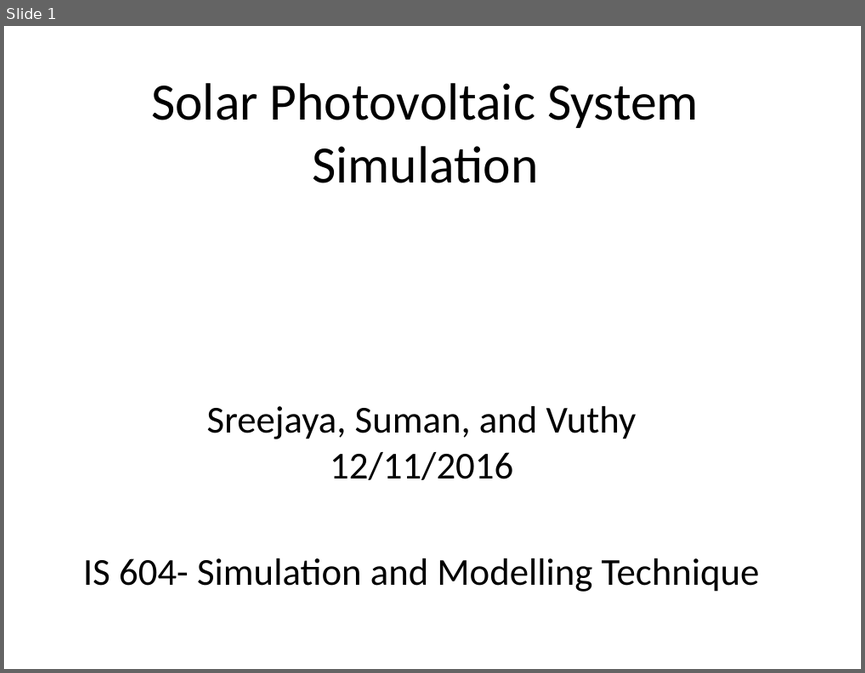
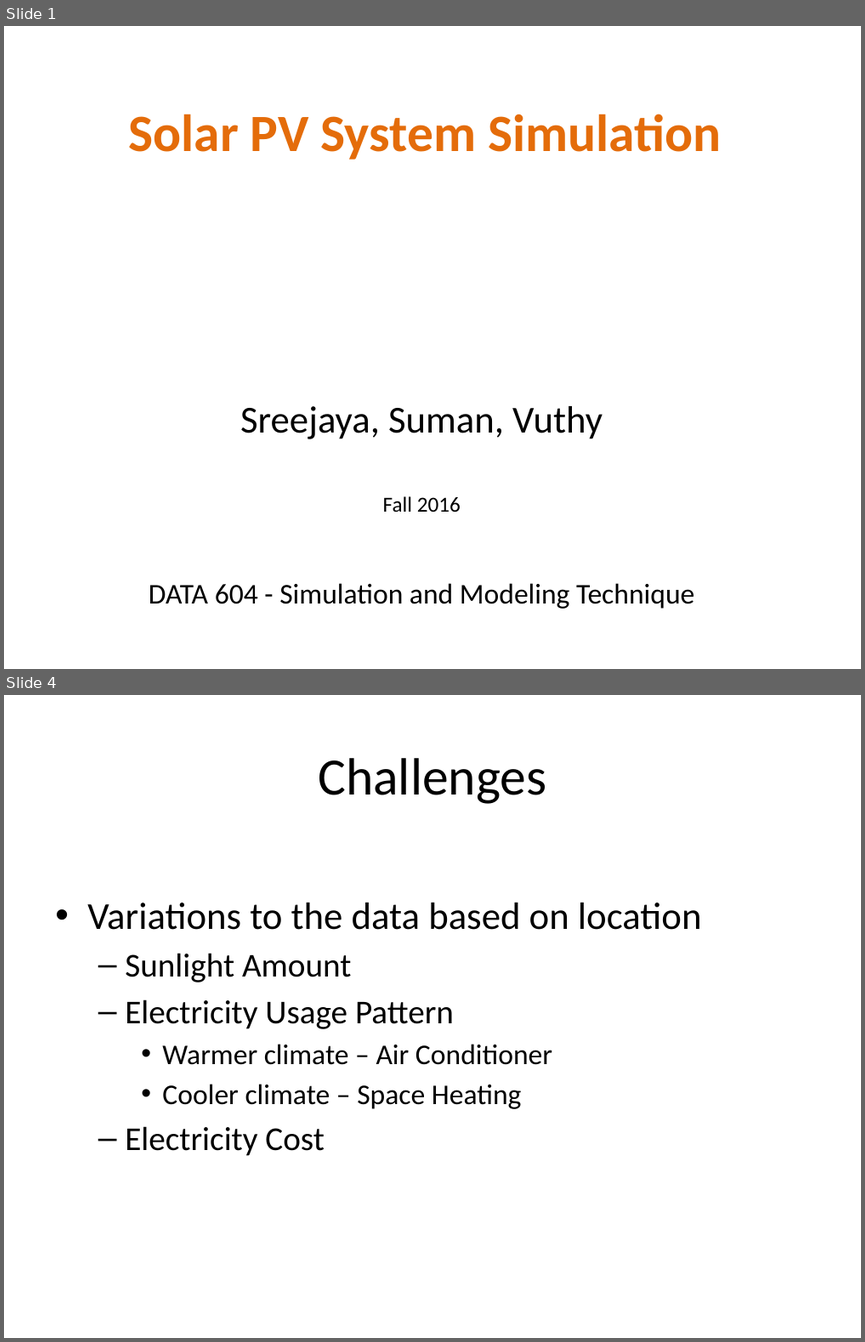
Before and after one commit to Nguyver/DATA621, a slide deck: DATA604_Final/Solar Photovoltaic System Simulation.pptx. Shown one above the other, each under a label of ours: slide 1 before the commit, slides 1 and 4 after it; the slides between them are not shown. The pictures are 865x673 and 865x1342 pixels, drawn with LibreOffice and Linux fonts; fonts in the diff are those of the drawing; background and template pictures are left out. Boxes give left, top, right and bottom in pixels: in the first picture for what was removed or moved away, otherwise in the second. Text is boxed around its words. In the diff, an @@ line names an element or a change of style, - is before the commit and + after.

```diff
--- a/DATA604_Final/Solar Photovoltaic System Simulation.pptx
+++ b/DATA604_Final/Solar Photovoltaic System Simulation.pptx
@@ slide 4 added at (4,695,861,1338), background picture (left out) @@
@@ title added at (318,758,546,804), 44 pt, text #000000 @@
+Challenges
@@ text added at (87,902,702,1156), 24 pt, text #000000 @@
+• Variations to the data based on location
+  – Sunlight Amount
+  – Electricity Usage Pattern
+    • Warmer climate – Air Conditioner
+    • Cooler climate – Space Heating
+  – Electricity Cost
@@ slide 1 changed as well @@
@@ title at (128,114,721,159): text changed; text colour #000000 to #E46C0A; bold on @@
-Solar Photovoltaic System Simulation
+Solar PV System Simulation
@@ subtitle at (148,406,694,608): text changed; size 32 to 24 pt @@
-Sreejaya, Suman, and Vuthy
-12/11/2016
-IS 604- Simulation and Modelling Technique
+Sreejaya, Suman, Vuthy
+Fall 2016
+DATA 604 - Simulation and Modeling Technique
```
Also in this commit, not shown: 2 other slides changed, 4 other slides added, 2 slides removed, 1 other file.
